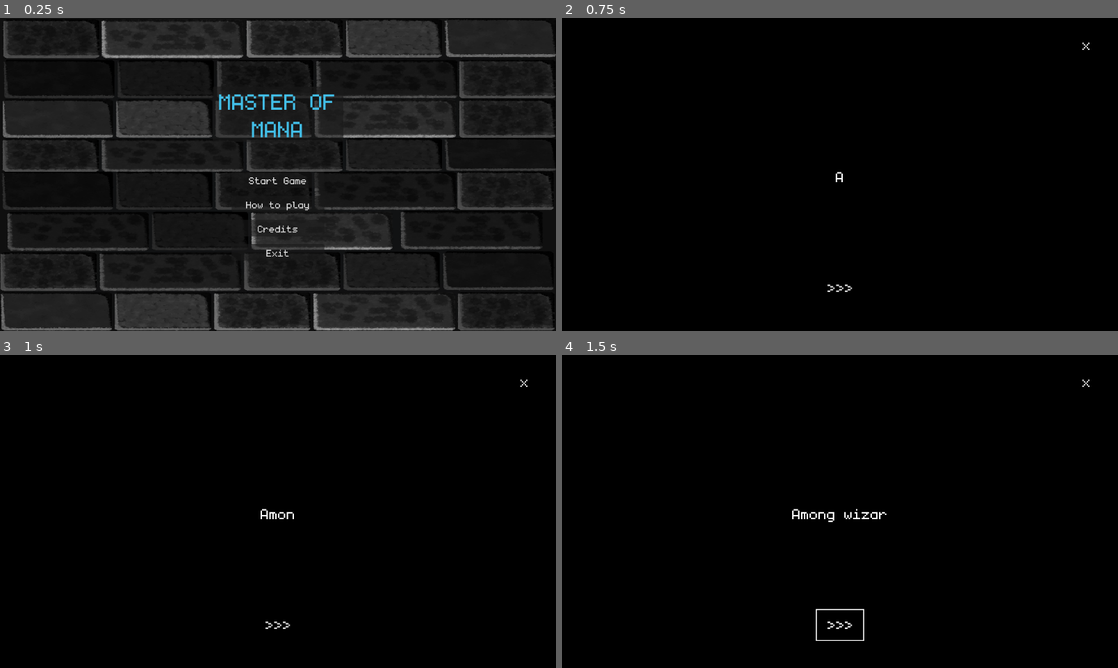
Above: before the commit, frames 1-4 (two rows, left to right).
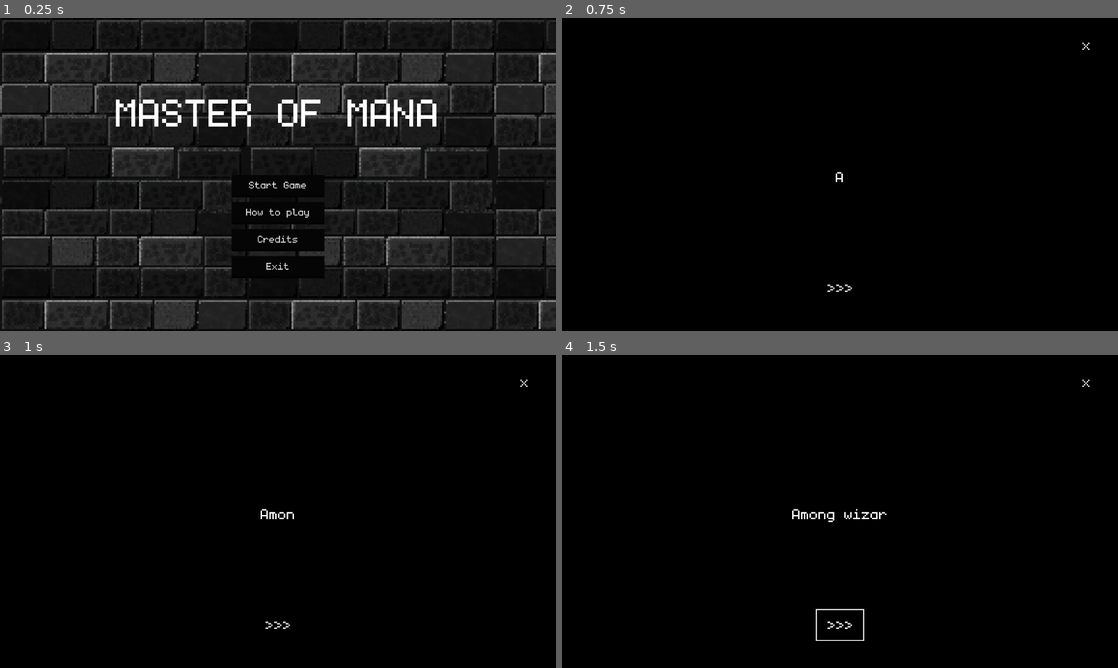
Above: after the commit, the same moments.

Repository: Juanxpeke/GD-BR2024
Game: Godot game, scene res://Core/GUI/MainMenu/main_menu.tscn
The game is run twice, just before and just after one commit, with the same random seed, the same clock (stepped at 60 frames per second) and the same inputs. The engine's default icon, where the game draws it, is replaced by a stand-in: a white triangle on a blue panel in a dark square. Sound files missing from this copy of the repository are replaced by a short silence.
Inputs:
- Up to frame 1 (0.25 s): no input
- Up to frame 2 (0.75 s): click "Start Game" at 0.5 s
- Up to frame 3 (1 s): no input
- Up to frame 4 (1.5 s): click ">>>" at 1.25 s

The runs differ from the first frame. In frame 1, 29% of the frame differs, in the area x 0-100%, y 0-100%; in frame 2, nothing differs; in frame 3, nothing differs; in frame 4, nothing differs.

Commit message:
Added background pixelated

Diff:
--- a/Core/GUI/MainMenu/main_menu.tscn
+++ b/Core/GUI/MainMenu/main_menu.tscn
@@ -12,7 +12,8 @@
 grow_vertical = 2
 script = ExtResource("1_enann")
 
-[node name="Background" type="NinePatchRect" parent="."]
+[node name="Background" type="TextureRect" parent="."]
+texture_repeat = 2
 layout_mode = 1
 anchors_preset = 15
 anchor_right = 1.0
@@ -20,27 +21,26 @@
 grow_horizontal = 2
 grow_vertical = 2
 texture = ExtResource("2_cief4")
+expand_mode = 1
+stretch_mode = 1
+flip_v = true
 
-[node name="GameTitle" type="PanelContainer" parent="."]
+[node name="Title" type="RichTextLabel" parent="."]
 layout_mode = 1
-anchors_preset = -1
+anchors_preset = 8
 anchor_left = 0.5
-anchor_top = 0.307
+anchor_top = 0.5
 anchor_right = 0.5
-anchor_bottom = 0.307
-offset_left = -135.0
-offset_top = -28.391
-offset_right = 135.0
-offset_bottom = 28.609
+anchor_bottom = 0.5
+offset_left = -370.5
+offset_top = -185.0
+offset_right = 370.5
+offset_bottom = -83.0
 grow_horizontal = 2
 grow_vertical = 2
-metadata/_edit_use_anchors_ = true
-
-[node name="Title" type="RichTextLabel" parent="GameTitle"]
-layout_mode = 2
-theme_override_font_sizes/normal_font_size = 72
+theme_override_font_sizes/normal_font_size = 128
 bbcode_enabled = true
-text = "[center][color=42bfe8]MASTER OF MANA"
+text = "[center][color=fff]MASTER OF MANA[/color][/center]"
 fit_content = true
 
 [node name="ButtonsContainer" type="VBoxContainer" parent="."]
@@ -51,9 +51,9 @@
 anchor_right = 0.5
 anchor_bottom = 0.5
 offset_left = -96.0
-offset_top = 26.0
+offset_top = 19.0
 offset_right = 96.0
-offset_bottom = 146.0
+offset_bottom = 203.0
 grow_horizontal = 2
 grow_vertical = 2
 theme_override_constants/separation = 16
--- a/Themes/main_theme.tres
+++ b/Themes/main_theme.tres
@@ -1,14 +1,43 @@
-[gd_resource type="Theme" load_steps=2 format=3 uid="uid://f7hxx5p0b4y4"]
+[gd_resource type="Theme" load_steps=5 format=3 uid="uid://f7hxx5p0b4y4"]
 
 [ext_resource type="FontFile" uid="uid://ddsoj3e3t6uud" path="res://Fonts/monogram.ttf" id="1_7s802"]
+
+[sub_resource type="StyleBoxFlat" id="StyleBoxFlat_jk1p0"]
+content_margin_left = 4.0
+content_margin_top = 6.0
+content_margin_right = 4.0
+content_margin_bottom = 11.0
+bg_color = Color(0.0196078, 0.0196078, 0.0196078, 1)
+border_width_bottom = 3
+border_color = Color(0.00784314, 0.00784314, 0.00784314, 1)
+expand_margin_top = 3.0
+
+[sub_resource type="StyleBoxFlat" id="StyleBoxFlat_mojdy"]
+content_margin_left = 4.0
+content_margin_right = 4.0
+content_margin_bottom = 14.0
+bg_color = Color(0.0196078, 0.0196078, 0.0196078, 1)
+border_width_bottom = 4
+border_color = Color(0.00784314, 0.00784314, 0.00784314, 1)
+expand_margin_top = 6.0
+
+[sub_resource type="StyleBoxFlat" id="StyleBoxFlat_u7iql"]
+content_margin_left = 4.0
+content_margin_top = 6.0
+content_margin_right = 4.0
+content_margin_bottom = 11.0
+bg_color = Color(0.0196078, 0.0196078, 0.0196078, 1)
+border_width_bottom = 3
+border_color = Color(0.00784314, 0.00784314, 0.00784314, 1)
+expand_margin_top = 3.0
 
 [resource]
 default_font = ExtResource("1_7s802")
 default_font_size = 24
 Button/font_sizes/font_size = 32
 Button/styles/focus = null
-Button/styles/hover = null
-Button/styles/normal = null
-Button/styles/pressed = null
+Button/styles/hover = SubResource("StyleBoxFlat_jk1p0")
+Button/styles/normal = SubResource("StyleBoxFlat_mojdy")
+Button/styles/pressed = SubResource("StyleBoxFlat_u7iql")
 Label/colors/font_color = Color(1, 1, 1, 1)
 Label/font_sizes/font_size = 24
Binary file changed: Core/GUI/MainMenu/main_menu_background.png
